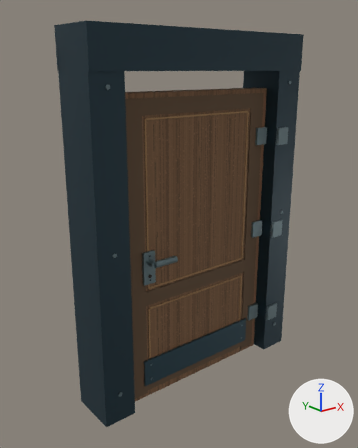
One commit to the glTF model godot_native/assets/native/stair_b/school_door.glb: the scene before it, then after it.
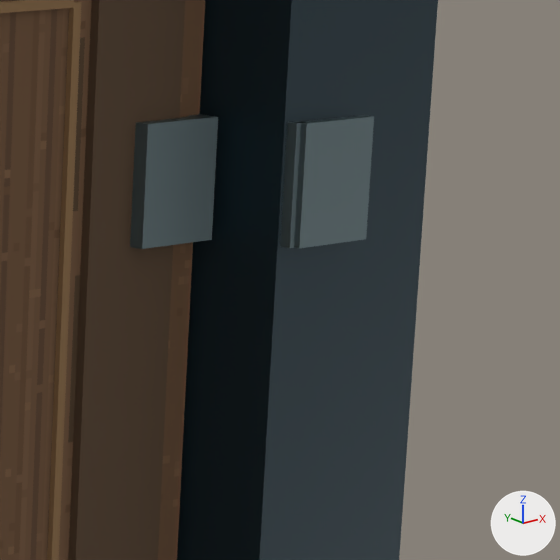
The first picture shows the older version from a 50 mm camera at (2.57, -11.28, 10.74) aimed at (4.63, -8.71, 9.71). The close-ups show the older and then the newer version on the part from 66% to 88% of the width and 25% to 42% of the height of that picture. Only the edits that show in the close-ups are written down. The lights are fixed; the arrows at lower right show +X, +Y and +Z. Where no turn or scale is listed for an object, it has been applied to the vertices. Vertices at exactly the same position are counted once.

Objects in the first close-up: 'Door fixed jamb -1', 'Fine panel edge -1 1.36 0.19', 'Fine panel rail -1 1.908', 'Hinge door strap 2', 'Hinge fixed return 2', 'Hinge fixed strap 2', 'Leaf stile -1 0.10', 'b_deco_fire_door_leaf'.
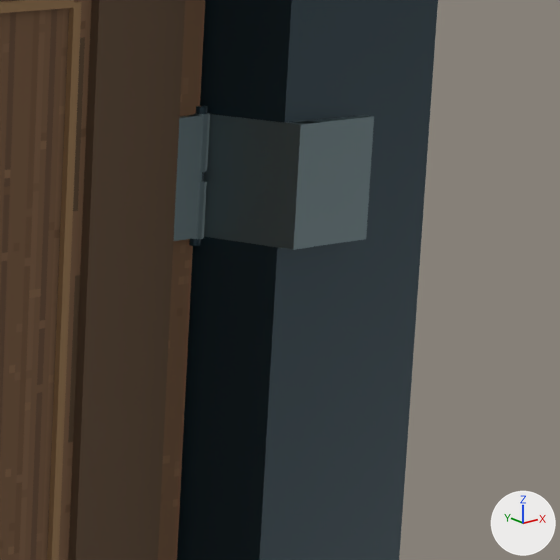
The change, as JSON lines over the scene's bpy script:
```json
{"block": "me_cube_098", "where": "# used by ob_hinge_fixed_return_2; location = (5.356, -8.837, 10.274)"}
{"op": "remove", "block": "me_cube_098", "code": "me_cube_098.from_pydata(...)  # 8 vertices, 12 faces; spans x -0.008..0.008, y -0.095..0.095, z -0.06..0.06"}
{"op": "add", "block": "me_cube_098", "code": "me_cube_098.from_pydata(...)  # 8 vertices, 12 faces; spans x -0.015..0.015, y -0.065..0.065, z -0.06..0.06"}
{"block": "me_cube_098", "change": "me_cube_098 part 1: the whole mesh is scaled about its middle by (1.87, 0.684, 1)"}
{"block": "me_cube_095", "where": "# used by ob_hinge_door_strap_2; location = (5.282, -8.836, 10.274)"}
{"op": "remove", "block": "me_cube_095", "code": "me_cube_095.from_pydata(...)  # 8 vertices, 12 faces; spans x -0.05..0.05, y -0.01..0.01, z -0.06..0.06"}
{"op": "add", "block": "me_cube_095", "code": "me_cube_095.from_pydata(...)  # 8 vertices, 12 faces; spans x -0.05..0.05, y -0.005..0.005, z -0.06..0.06"}
{"block": "me_cube_095", "change": "me_cube_095 part 2: the whole mesh is scaled about its middle by (1, 0.5, 1)"}
{"op": "set", "path": "ob_hinge_fixed_pin_2.location", "old": "(5.334, -8.75, 10.274)", "new": "(5.334, -8.822, 10.274)"}
{"op": "set", "path": "ob_hinge_fixed_return_2.location", "old": "(5.356, -8.837, 10.274)", "new": "(5.358, -8.876, 10.274)"}
{"op": "set", "path": "ob_hinge_door_strap_2.location", "old": "(5.282, -8.836, 10.274)", "new": "(5.282, -8.824, 10.274)"}
```

Changed parts and their boxes [x1, y1, x2, y2] in the close-ups (560 x 560 px):
```json
{"object": "Hinge fixed return 2", "change": "moved, rescaled", "before": [280, 121, 306, 248], "after": [204, 114, 321, 250]}
{"object": "Hinge door strap 2", "change": "moved, rescaled", "before": [130, 115, 218, 249], "after": [173, 115, 203, 241]}
{"object": "Hinge fixed pin 2", "change": "moved", "after": [189, 106, 208, 246], "on screen": "not visible before"}
```
